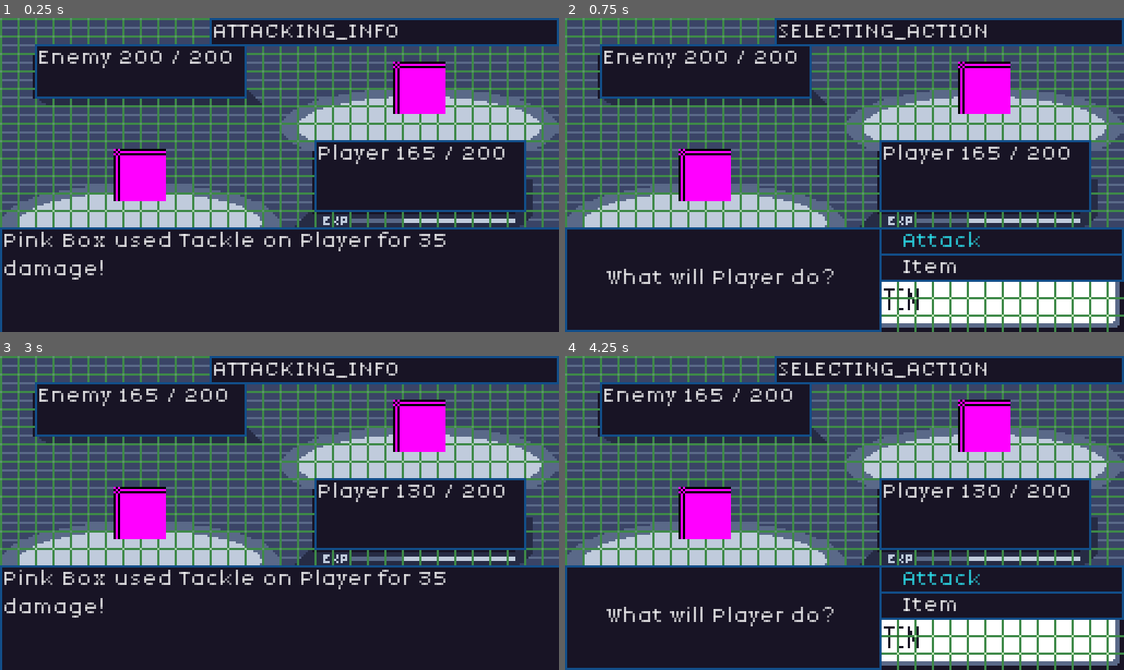
Above: before the commit, frames 1-4 (two rows, left to right).
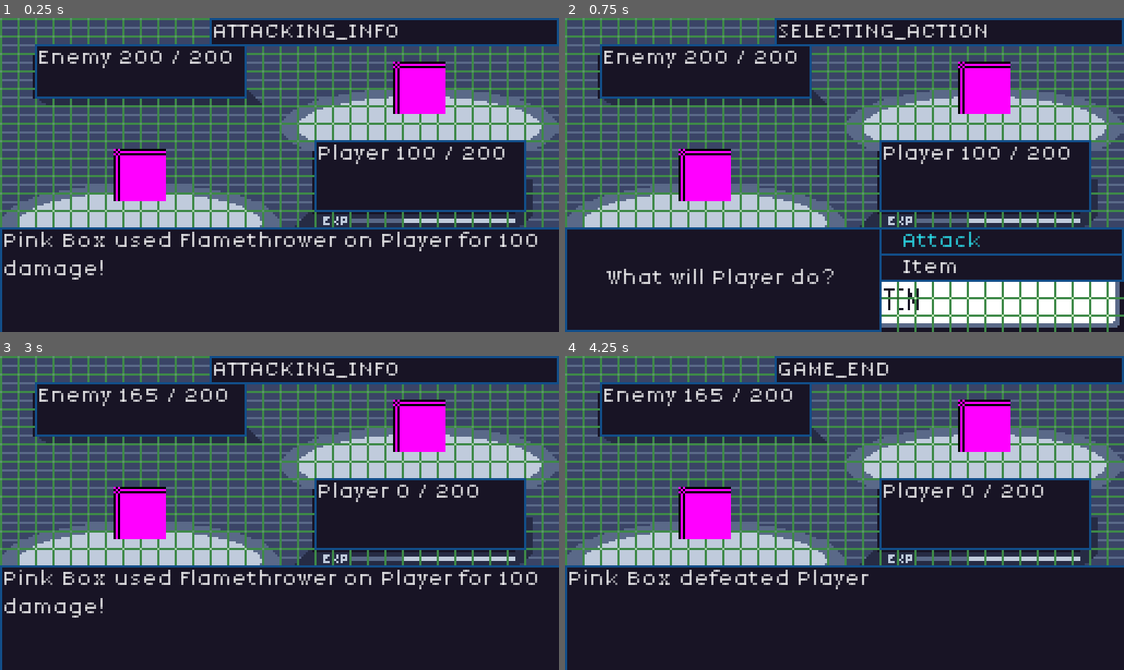
Above: after the commit, the same moments.

Repository: JakeTaussig/rpg-rougelike
Game: Godot game, scene res://scenes/battle.tscn
Two runs of this game, one before a commit and one after it. Both use one fixed random seed, a clock stepped at 60 frames per second and the inputs below.
Inputs:
- Up to frame 1 (0.25 s): no input
- Up to frame 2 (0.75 s): click "Continue" at 0.5 s
- Up to frame 3 (3 s): click "Attack" at 1.25 s; click "Tackle" at 2 s; click "Continue" at 2.75 s
- Up to frame 4 (4.25 s): click "Continue" at 3.5 s

The runs differ from the first frame. In frame 1, 1.2% of the frame differs, in the area x 32-97%, y 40-75%; in frame 2, less than 0.1%; in frame 3, 1.5%; in frame 4, 10%, in the area x 0-100%, y 2-100%.

Commit message:
initial implementation of enemy AI

Diff:
--- a/scripts/battle.gd
+++ b/scripts/battle.gd
@@ -50,8 +50,12 @@
 		%Moves.visible = true
 		%MovesMenu.get_child(lastFocusedMoveIndex).grab_focus()
 	elif state == State.ENEMY_ATTACK:
-		# TODO: Randomly select enemy move / implement smart AI
-		_on_move_selected(0, %Player)
+		var enemy = battle_participants[turn_order_index]
+		var enemyMoveIdx = _select_enemy_move(enemy)
+		if enemyMoveIdx != -1:
+			_on_move_selected(enemyMoveIdx, %Player)
+		else:
+			_update_state(State.ATTACKING_INFO, "%s can't attack!" % enemy.character_name)
 	elif state == State.ATTACKING_INFO:
 		_render_hp()
 		%BattleStatus.visible = true
@@ -133,3 +137,35 @@
 			%MovesMenu.get_child(i).set_theme_type_variation("DisabledButton")
 		else:
 			%MovesMenu.get_child(i).set_theme_type_variation("Button")
+
+func _select_enemy_move(enemy: BattleParticipant) -> int:
+	var available_moves = []
+	for i in %Enemy.moves.size():
+		if %Enemy.moves[i].pp > 0:
+			available_moves.append(i)
+	if available_moves.is_empty():
+		return -1
+
+	match enemy.ai_type:
+		BattleParticipant.AI_TYPE.RANDOM:
+			return available_moves.pick_random()
+		BattleParticipant.AI_TYPE.AGGRESSIVE:
+			var best_move = available_moves[0]
+			var max_power = 0
+			for idx in available_moves:
+				if enemy.moves[idx].base_power > max_power:
+					max_power = enemy.moves[idx].base_power
+					best_move = idx
+			return best_move
+		BattleParticipant.AI_TYPE.HIGH_EV:
+			var best_move = available_moves[0]
+			var max_ev = 0
+			for idx in available_moves:
+				var move = enemy.moves[idx]
+				var move_ev = move.base_power * move.acc
+				if move_ev > max_ev:
+					max_ev = move_ev
+					best_move = idx
+			return best_move
+
+	return available_moves.pick_random()
--- a/scripts/battle_participant.gd
+++ b/scripts/battle_participant.gd
@@ -1,5 +1,8 @@
 extends Node2D
 class_name BattleParticipant
+
+enum AI_TYPE { RANDOM, AGGRESSIVE, HIGH_EV }
+@export var ai_type: AI_TYPE = AI_TYPE.HIGH_EV
 
 @export var character_name: String = "Player"
 @export var max_hp: int = 100:
